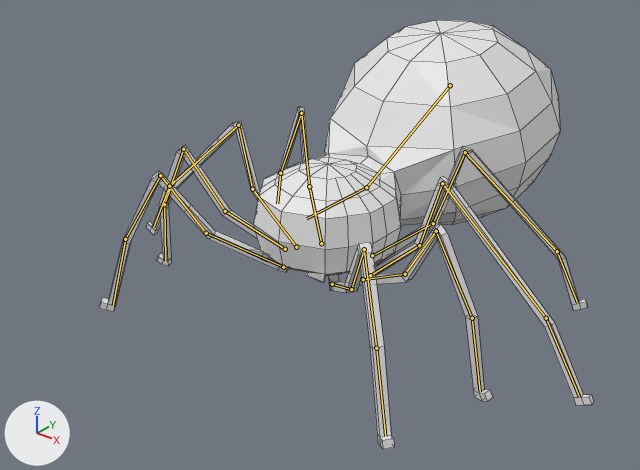
The Blender file Assets/Raw/Blender/spider.blend: old version first, new version second.
The view is the same before and after, from a 50 mm camera at (6.59, -8.12, 4.89) aimed at (-0.19, 0.36, -0.37). The lights are fixed; the arrows at lower left show +X, +Y and +Z. The bones that bend it are drawn over the model as lines. Mesh edges are drawn as thin lines.
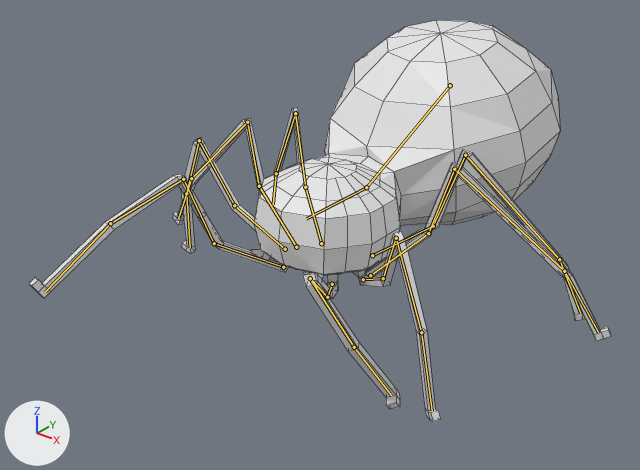
The newer file adds an action. The first version stands in its rest pose; the second is drawn at frame 40 of the action 'Moving'.

Changed parts and their boxes (x1, y1, x2, y2) in the pictures (640 x 470 px):
'Sphere', posed (18% wider, 7% shorter)
    before: (99, 20, 594, 449)
    after: (29, 20, 611, 421)
bone 'Bone.002', root to tip
    before: (283, 267) to (206, 233)
    after: (283, 267) to (214, 243)
bone 'Bone.006', root to tip
    before: (206, 233) to (160, 175)
    after: (214, 243) to (183, 179)
bone 'Bone.010', root to tip
    before: (160, 175) to (125, 239)
    after: (183, 179) to (110, 223)
bone 'Bone.003', root to tip
    before: (285, 249) to (225, 211)
    after: (285, 249) to (234, 205)
bone 'Bone.004', root to tip
    before: (296, 247) to (252, 189)
    after: (296, 247) to (259, 186)
bone 'Bone.005', root to tip
    before: (321, 243) to (309, 186)
    after: (321, 243) to (305, 187)
bone 'Bone.013', root to tip
    before: (301, 113) to (280, 173)
    after: (295, 113) to (276, 173)
bone 'Bone.018', root to tip
    before: (372, 255) to (433, 223)
    after: (372, 255) to (433, 226)
bone 'Bone.019', root to tip
    before: (370, 275) to (419, 245)
    after: (370, 275) to (428, 233)
bone 'Bone.020', root to tip
    before: (363, 279) to (405, 274)
    after: (363, 279) to (383, 278)
bone 'Bone.021', root to tip
    before: (332, 284) to (351, 289)
    after: (332, 284) to (327, 297)
bone 'Bone.025', root to tip
    before: (351, 289) to (364, 249)
    after: (327, 297) to (310, 278)
bone 'Bone.029', root to tip
    before: (364, 249) to (376, 348)
    after: (310, 278) to (354, 347)

What the commit changed:
Bone 'Bone.002' (bone_bone_002) turns from (0, 0, 0) to (8, 15, 27) degrees about its own x, y and z.
Bone 'Bone.006' (bone_bone_006) turns from (0, 0, 0) to (9, 2, -3) degrees about its own x, y and z.
Bone 'Bone.010' (bone_bone_010) turns from (0, 0, 0) to (28, 3, 11) degrees about its own x, y and z.
Bone 'Bone.003' (bone_bone_003) turns from (0, 0, 0) to (1, -6, -13) degrees about its own x, y and z.
Bone 'Bone.004' (bone_bone_004) turns from (0, 0, 0) to (-1, -7, -7) degrees about its own x, y and z.
Bone 'Bone.005' (bone_bone_005) turns from (0, 0, 0) to (0, 3, 4) degrees about its own x, y and z.
Bone 'Bone.013' (bone_bone_013) turns from (0, 0, 0) to (0, 4, -3) degrees about its own x, y and z.
Bone 'Bone.018' (bone_bone_018) turns from (0, 0, 0) to (0, -3, -4) degrees about its own x, y and z.
Bone 'Bone.019' (bone_bone_019) turns from (0, 0, 0) to (4, 19, 23) degrees about its own x, y and z.
Bone 'Bone.020' (bone_bone_020) turns from (0, 0, 0) to (2, -10, -18) degrees about its own x, y and z.
Bone 'Bone.021' (bone_bone_021) turns from (0, 0, 0) to (-3, -4, -15) degrees about its own x, y and z.
Bone 'Bone.025' (bone_bone_025) turns from (0, 0, 0) to (-9, 3, -4) degrees about its own x, y and z.
Bone 'Bone.029' (bone_bone_029) turns from (0, 0, 0) to (-22, 12, 15) degrees about its own x, y and z.
